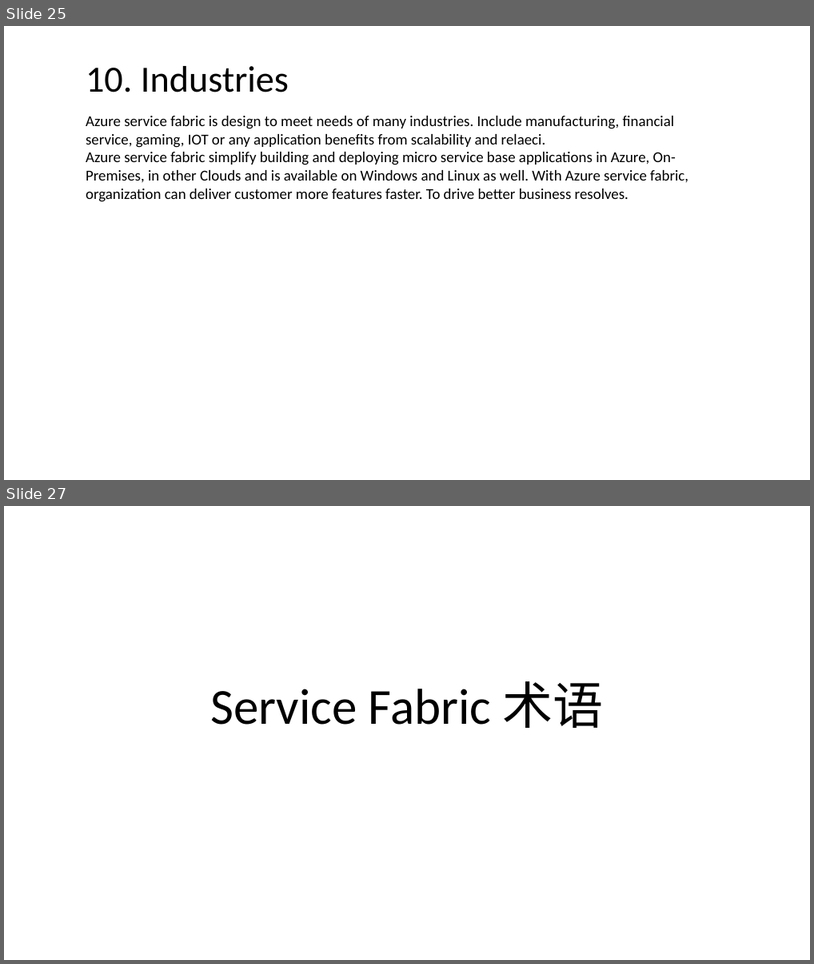
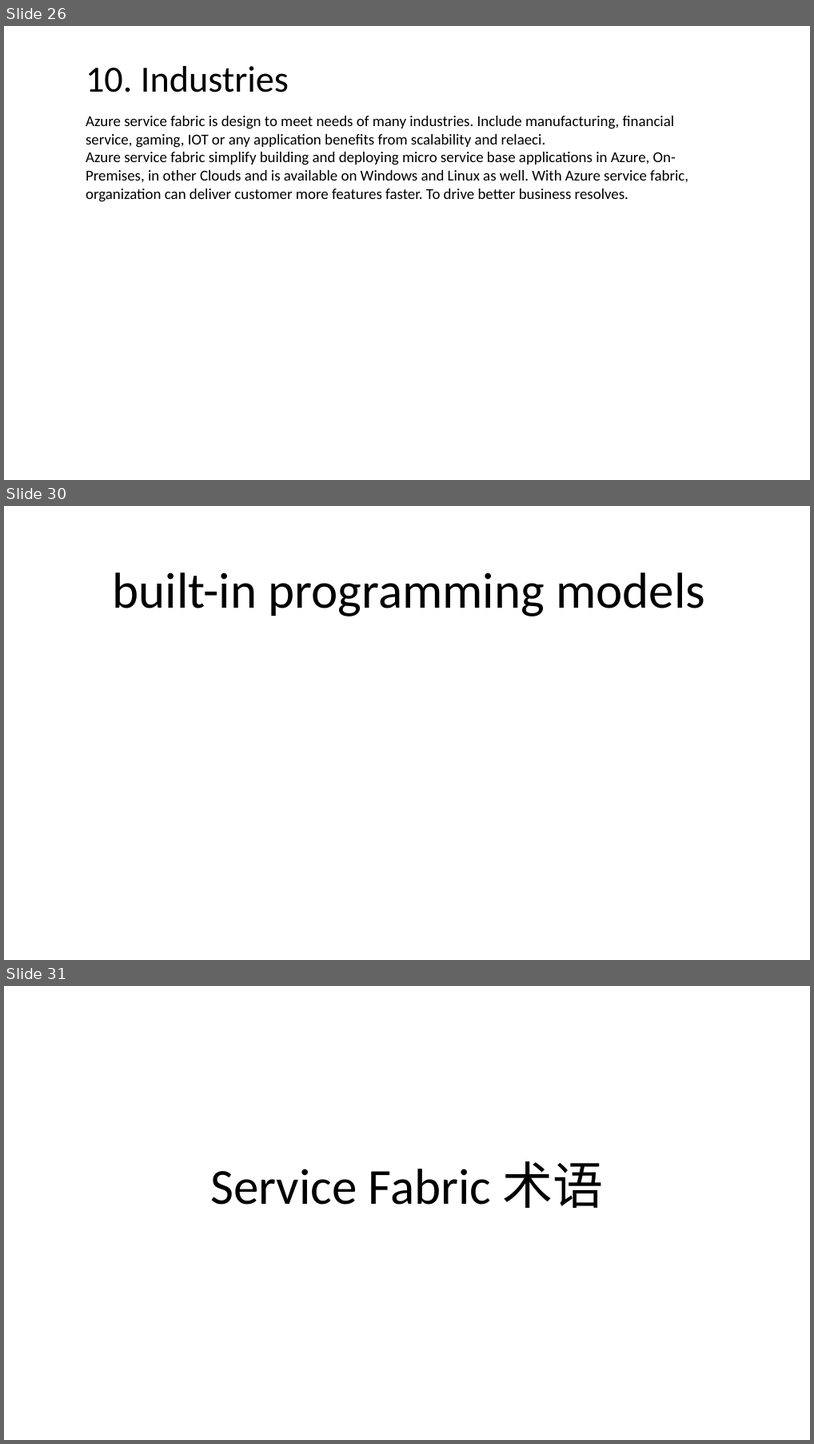
Before and after one commit to FredJiangFei/MyDocuments, a slide deck: 工作/Service Fabric/Service Fabric.pptx. Shown one above the other, each under a label of ours: slides 25 and 27 before the commit, slides 26, 30 and 31 after it; the slides between them are not shown. The pictures are 814x964 and 814x1444 pixels, drawn with LibreOffice and Linux fonts; fonts in the diff are those of the drawing. Boxes give left, top, right and bottom in pixels: in the first picture for what was removed or moved away, otherwise in the second. Text is boxed around its words. In the diff, an @@ line names an element or a change of style, - is before the commit and + after.

```diff
--- a/工作/Service Fabric/Service Fabric.pptx
+++ b/工作/Service Fabric/Service Fabric.pptx
@@ slide 30 added at <box>4,506,810,960</box>, background #FFFFFF @@
@@ title added at <box>112,572,706,616</box>, 60 pt, text #000000 @@
+built-in programming models
@@ what was slide 25 is now slide 26 @@
@@ what was slide 27 is now slide 31 @@
```
Also in this commit, not shown: 1 slide changed, 4 other slides added, 1 slide removed.
